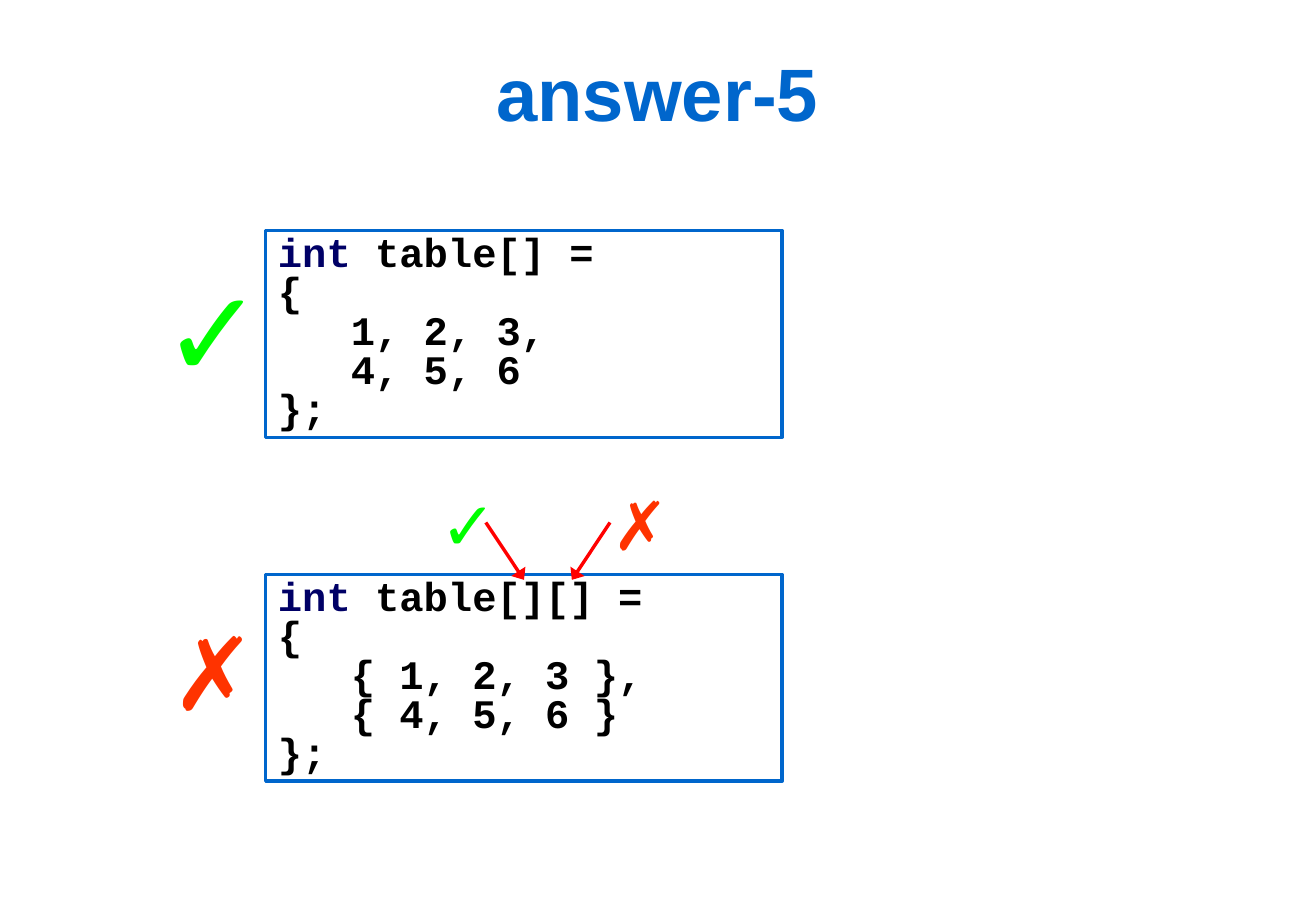
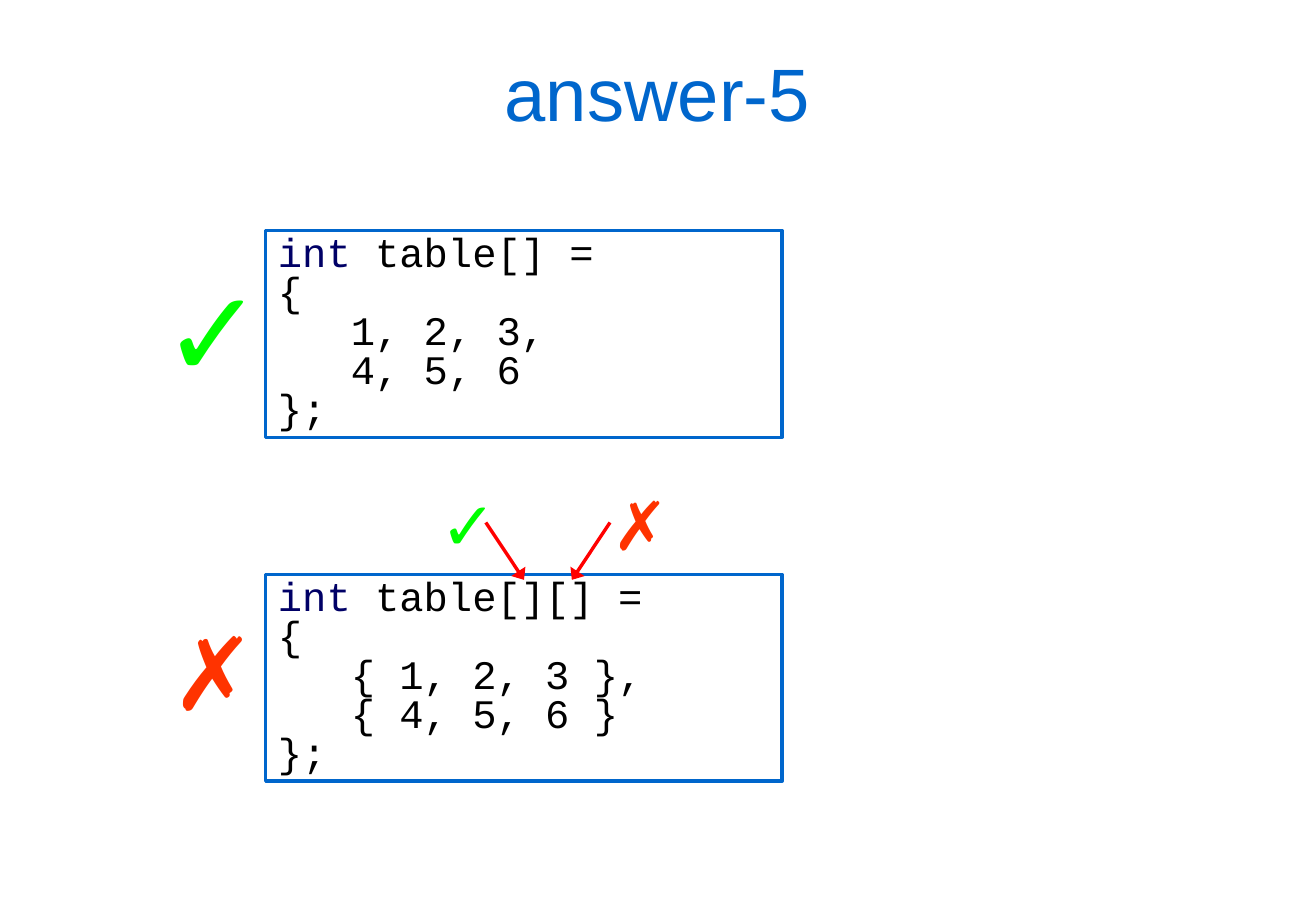
Before and after one commit to JonJagger/two-day-courses, a slide deck: slide 16 of ca/New 1 Incomplete Types.odp (slide 15 before the commit). Drawn at 1316x911 pixels with LibreOffice and Linux fonts; fonts in the diff are those of the drawing. Boxes give left, top, right and bottom in pixels: in the first picture for what was removed or moved away, otherwise in the second. Text is boxed around its words. In the diff, an @@ line names an element or a change of style, - is before the commit and + after.

```diff
--- a/ca/New 1 Incomplete Types.odp
+++ b/ca/New 1 Incomplete Types.odp
@@ bold off in 3 elements at box(266, 574, 782, 781), box(266, 231, 782, 437), box(505, 70, 810, 122) @@
```
Also in this commit, not shown: 16 other slides changed, 1 slide added.
